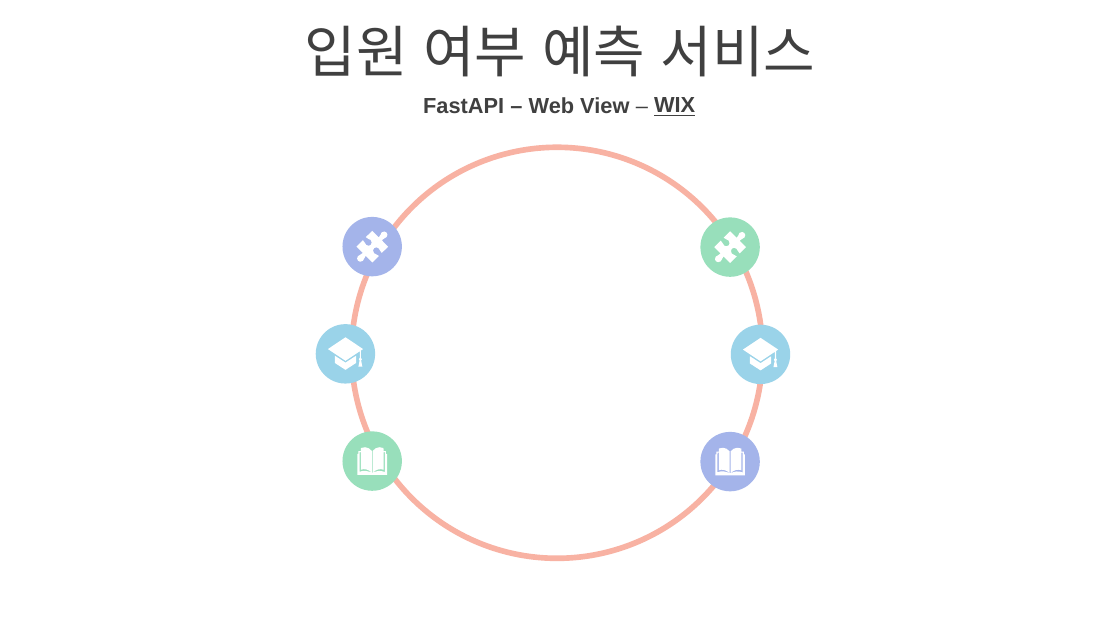
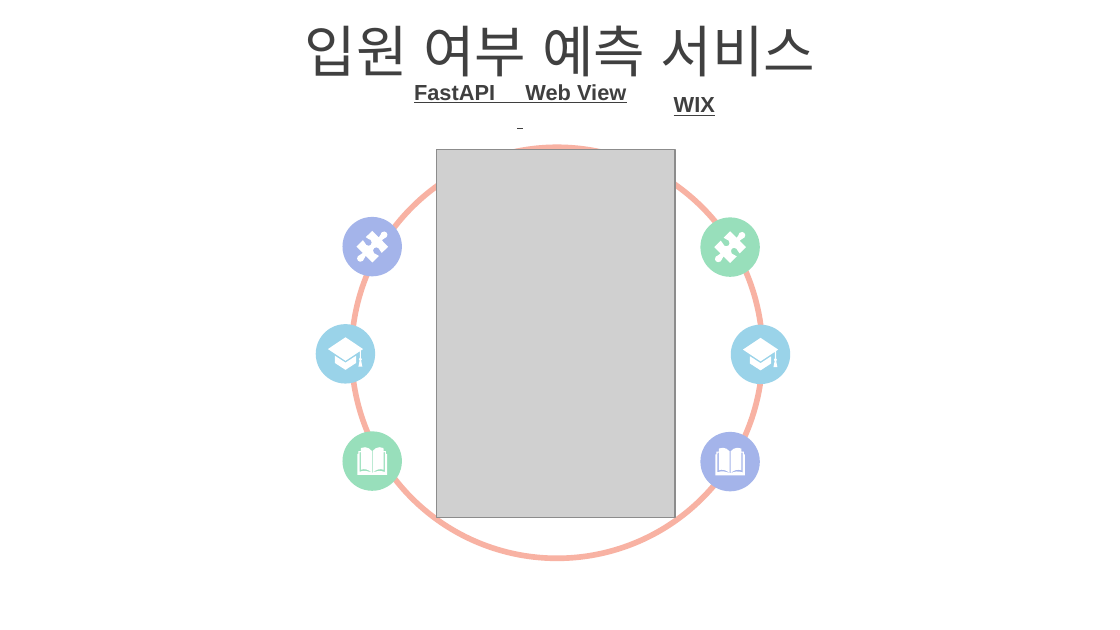
Before and after one commit to Data-PPOGAEGI/Project-1, a slide deck: slide 18 of A분반_2조_입원예측서비스개발.pptx. Drawn at 1120x630 pixels with LibreOffice and Linux fonts; fonts in the diff are those of the drawing; grey boxes stand for pictures; background and template pictures are left out. Boxes give left, top, right and bottom in pixels: in the first picture for what was removed or moved away, otherwise in the second. Text is boxed around its words. In the diff, an @@ line names an element or a change of style, - is before the commit and + after.

```diff
--- a/A분반_2조_입원예측서비스개발.pptx
+++ b/A분반_2조_입원예측서비스개발.pptx
@@ text at [414, 84, 626, 103]: text changed; text colour #404040 to #3F3F3F @@
-FastAPI – Web View –
+FastAPI Web View
@@ text "WIX": place and size @@
-text "WIX" at [654, 97, 695, 116]
+text "WIX" at [674, 97, 715, 116]
@@ picture added at [437, 149, 675, 516] @@
```
Also in this commit, not shown: 1 other slide changed.
